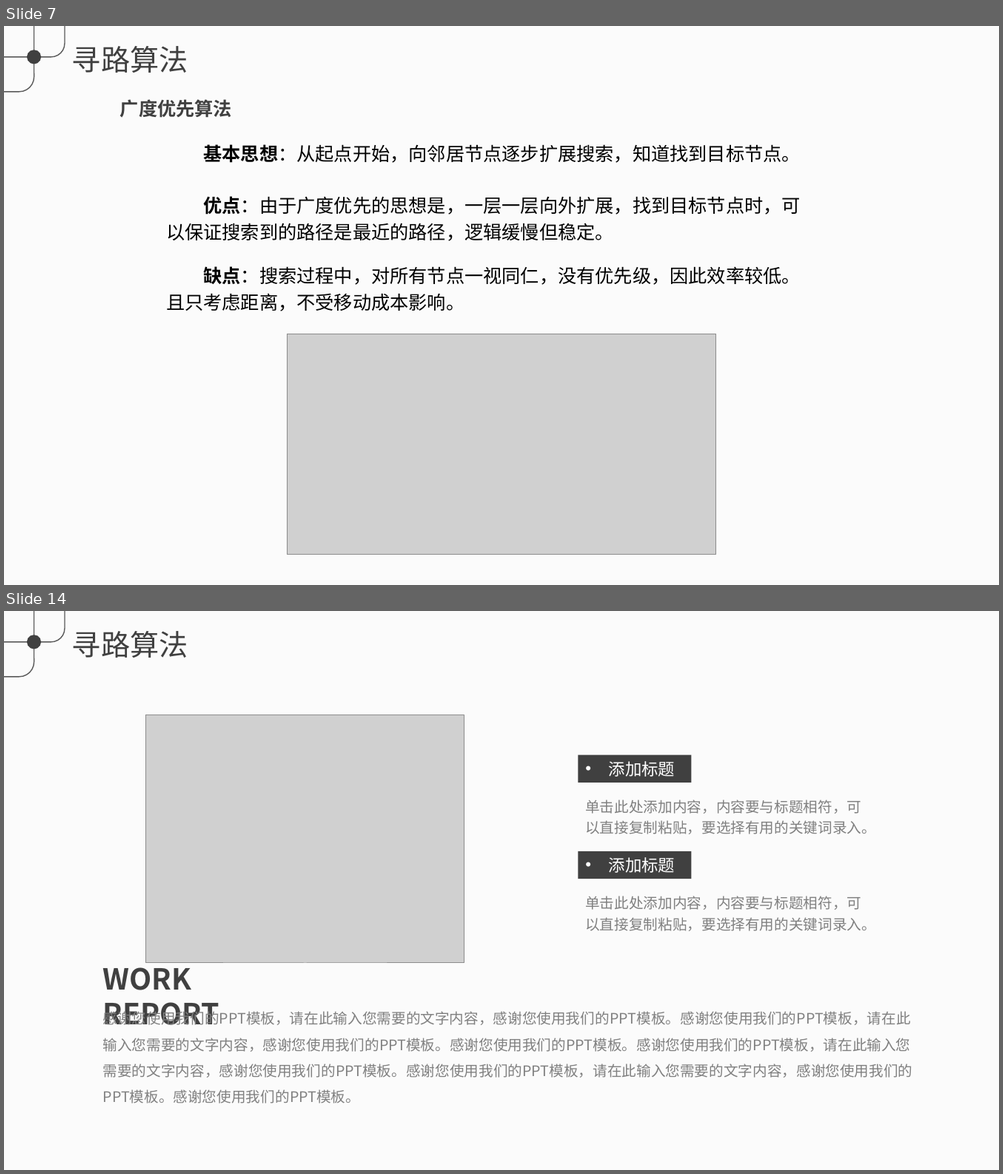
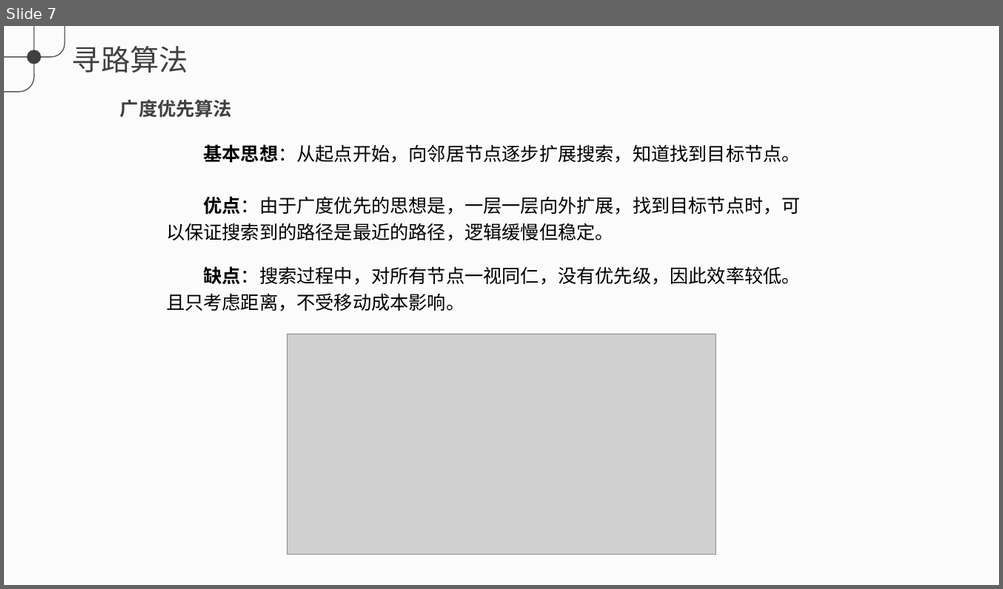
Before and after one commit to Galahad-Zero/PathFinding, a slide deck: doc/寻路算法.pptx. Shown one above the other, each under a label of ours: slides 7 and 14 before the commit, slide 7 after it; the slides between them are not shown. The pictures are 1003x1174 and 1003x589 pixels, drawn with LibreOffice and Linux fonts; fonts in the diff are those of the drawing; grey boxes stand for pictures. Boxes give left, top, right and bottom in pixels: in the first picture for what was removed or moved away, otherwise in the second. Text is boxed around its words. In the diff, an @@ line names an element or a change of style, - is before the commit and + after.

```diff
--- a/doc/寻路算法.pptx
+++ b/doc/寻路算法.pptx
@@ slide 14 removed at (x1=4, y1=611, x2=999, y2=1170), background #F2F2F2 at 30% opacity; not listed: 4 template elements that a slide beside it also shows @@
@@ picture removed at (x1=146, y1=715, x2=464, y2=963) @@
@@ picture removed at (x1=168, y1=735, x2=443, y2=895) @@
@@ rectangle removed at (x1=578, y1=755, x2=691, y2=783) @@
-• 添加标题
@@ text removed at (x1=585, y1=800, x2=876, y2=834) @@
-单击此处添加内容，内容要与标题相符，可以直接复制粘贴，要选择有用的关键词录入。
@@ rectangle removed at (x1=578, y1=851, x2=691, y2=879) @@
-• 添加标题
@@ text removed at (x1=585, y1=896, x2=876, y2=931) @@
-单击此处添加内容，内容要与标题相符，可以直接复制粘贴，要选择有用的关键词录入。
@@ text removed at (x1=103, y1=960, x2=219, y2=1025) @@
-WORK REPORT
@@ text removed at (x1=103, y1=1009, x2=913, y2=1104) @@
-感谢您使用我们的PPT模板，请在此输入您需要的文字内容，感谢您使用我们的PPT模板。感谢您使用我们的PPT模板，请在此输入您需要的文字内容，感谢您使用我们的PPT模板。感谢您使用我们的PPT模板。感谢您使用我们的PPT模板，请在此输入您需要的文字内容，感谢您使用我们的PPT模板。感谢您使用我们的PPT模板，请在此输入您需要的文字内容，感谢您使用我们的PPT模板。感谢您使用我们的PPT模板。
```
Also in this commit, not shown: 1 slide changed, 12 slides added, 12 other slides removed, 1 other file.
